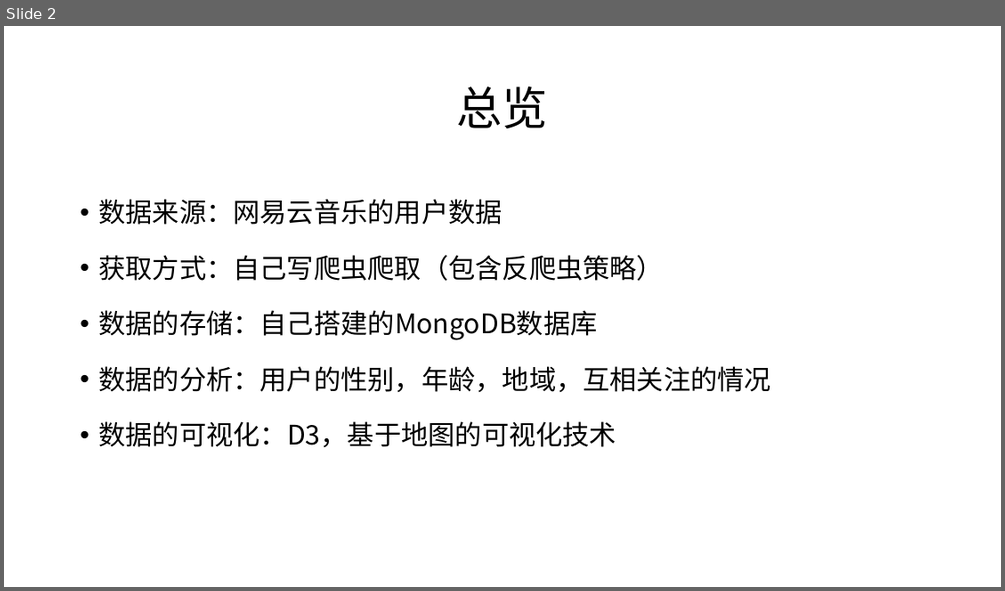
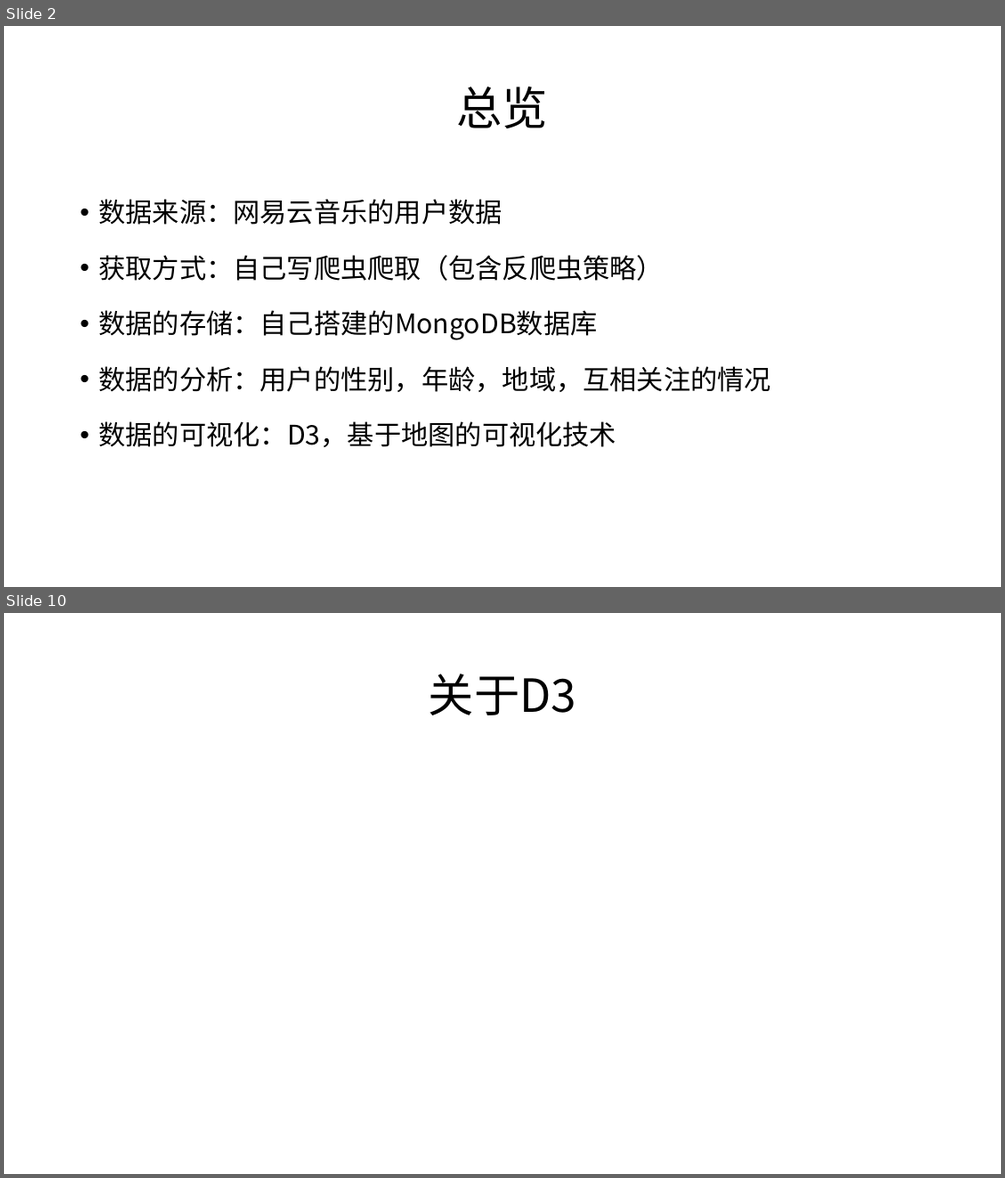
Before and after one commit to twesix-backup/graduation-thesis, a slide deck: word/答辩.pptx. Shown one above the other, each under a label of ours: slide 2 before the commit, slides 2 and 10 after it; the slides between them are not shown. The pictures are 1005x591 and 1005x1178 pixels, drawn with LibreOffice and Linux fonts; fonts in the diff are those of the drawing. Boxes give left, top, right and bottom in pixels: in the first picture for what was removed or moved away, otherwise in the second. Text is boxed around its words. In the diff, an @@ line names an element or a change of style, - is before the commit and + after.

```diff
--- a/word/答辩.pptx
+++ b/word/答辩.pptx
@@ slide 10 added at [4, 613, 1001, 1174], background #FFFFFF @@
@@ title added at [429, 674, 577, 715], 44 pt, text #000000 @@
+关于D3
```
Also in this commit, not shown: 1 slide changed, 7 other slides added, 1 other file.
